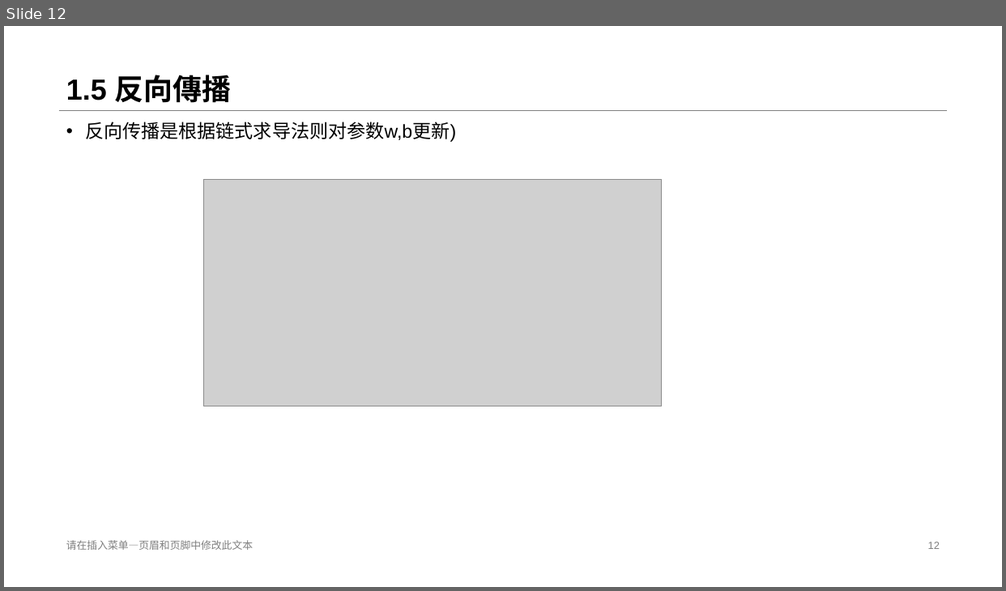
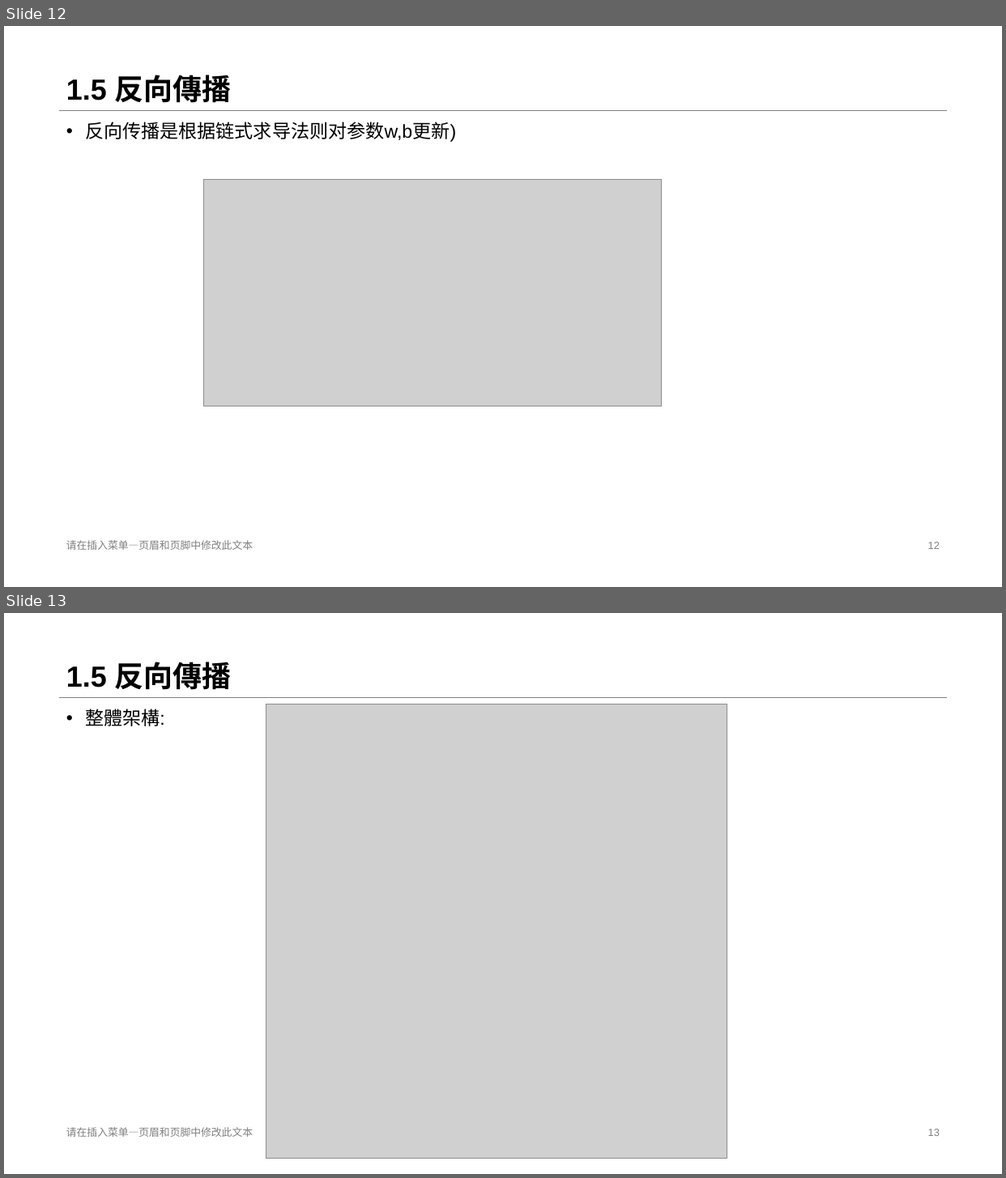
Before and after one commit to stereo720712/2020-11_2021-01_deep_learning_learn_report_record, a slide deck: 11_2_to_11__6_first/1.Deeping_learning_introduce.pptx. Shown one above the other, each under a label of ours: slide 12 before the commit, slides 12 and 13 after it. The pictures are 1006x591 and 1006x1178 pixels, drawn with LibreOffice and Linux fonts; fonts in the diff are those of the drawing; grey boxes stand for pictures. Boxes give left, top, right and bottom in pixels: in the first picture for what was removed or moved away, otherwise in the second. Text is boxed around its words. In the diff, an @@ line names an element or a change of style, - is before the commit and + after.

```diff
--- a/11_2_to_11__6_first/1.Deeping_learning_introduce.pptx
+++ b/11_2_to_11__6_first/1.Deeping_learning_introduce.pptx
@@ slide 13 added at (4,613,1002,1174), background #FFFFFF; not listed: 1 template element that a slide beside it also shows @@
@@ title added at (66,662,232,690), 28 pt, text #000000, bold @@
+1.5 反向傳播
@@ text added at (85,709,165,726), 18 pt, text #000000 @@
+• 整體架構:
@@ picture added at (266,705,727,1159) @@
@@ text added at (66,1127,253,1137), 10 pt, text #808080 @@
+请在插入菜单—页眉和页脚中修改此文本
@@ page number added at (928,1129,940,1136), 10 pt, text #808080 @@
+13
```
Also in this commit, not shown: 17 other files.
